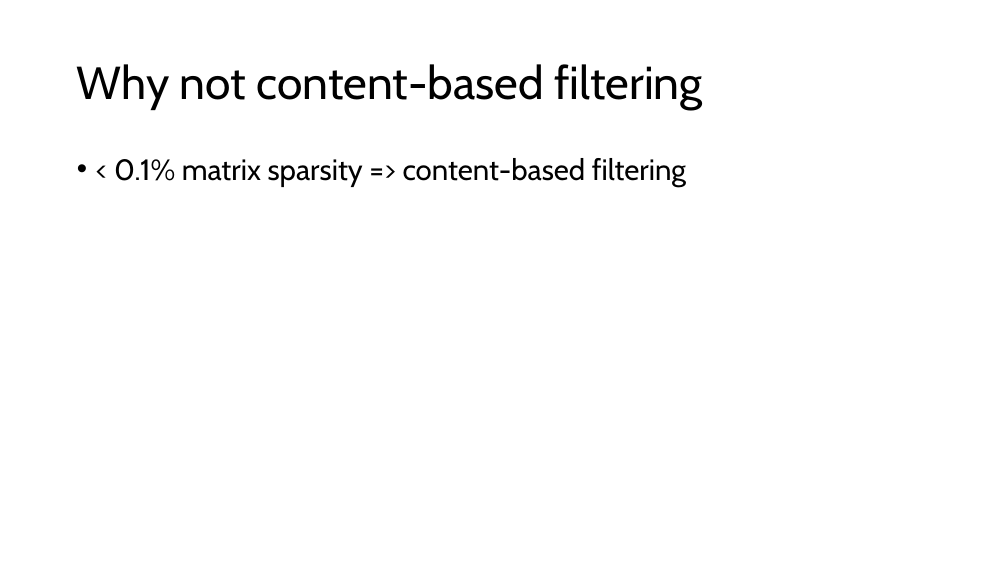
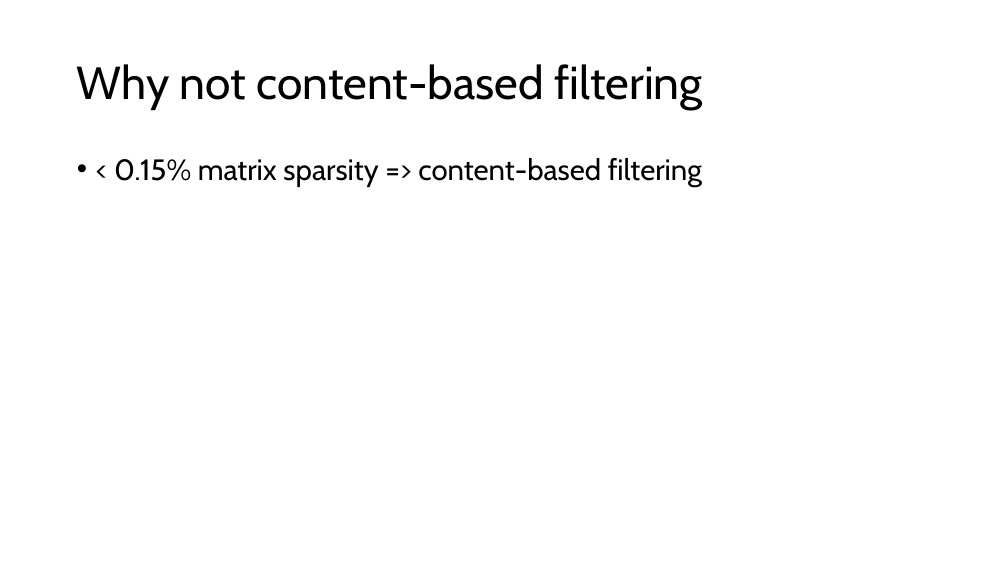
Before and after one commit to Peeyush4/MSML651-PySpark-Movie-Recommendation, a slide deck: slide 6 of Recommendation System using PySpark.pptx (slide 3 before the commit). Drawn at 1008x567 pixels with LibreOffice and Linux fonts; fonts in the diff are those of the drawing. Boxes give left, top, right and bottom in pixels: in the first picture for what was removed or moved away, otherwise in the second. Text is boxed around its words. In the diff, an @@ line names an element or a change of style, - is before the commit and + after.

Commit message:
Updated k-means based k-NN

```diff
--- a/Recommendation System using PySpark.pptx
+++ b/Recommendation System using PySpark.pptx
@@ text at bbox=[114, 158, 702, 187]: text changed @@
-• < 0.1% matrix sparsity => content-based filtering
+• < 0.15% matrix sparsity => content-based filtering
```
Also in this commit, not shown: 1 other slide changed, 6 slides added, 1 other file.
